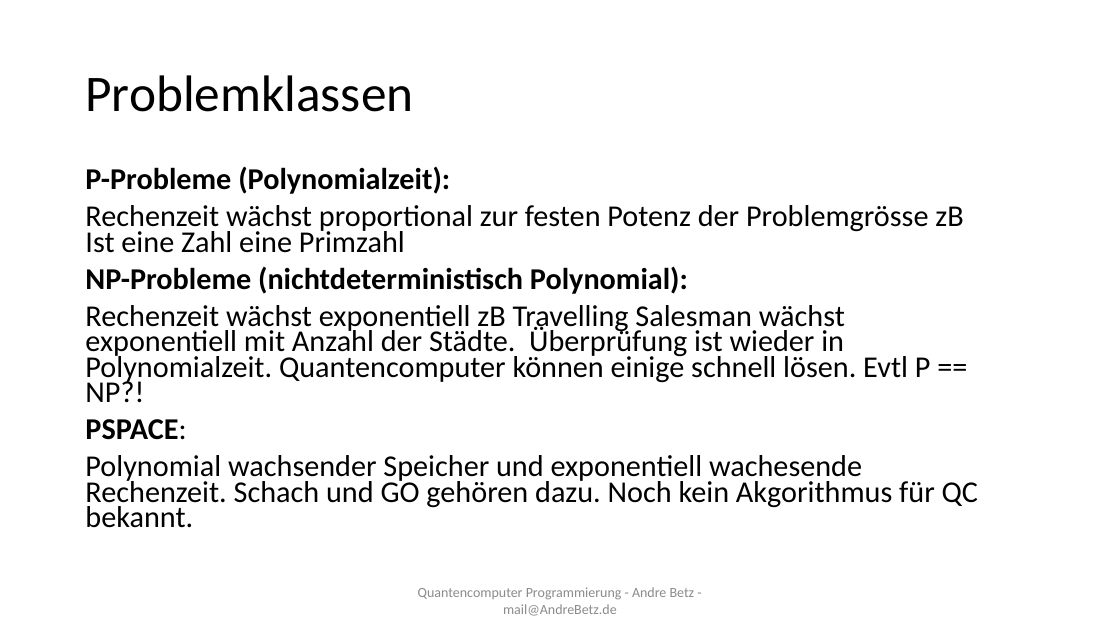
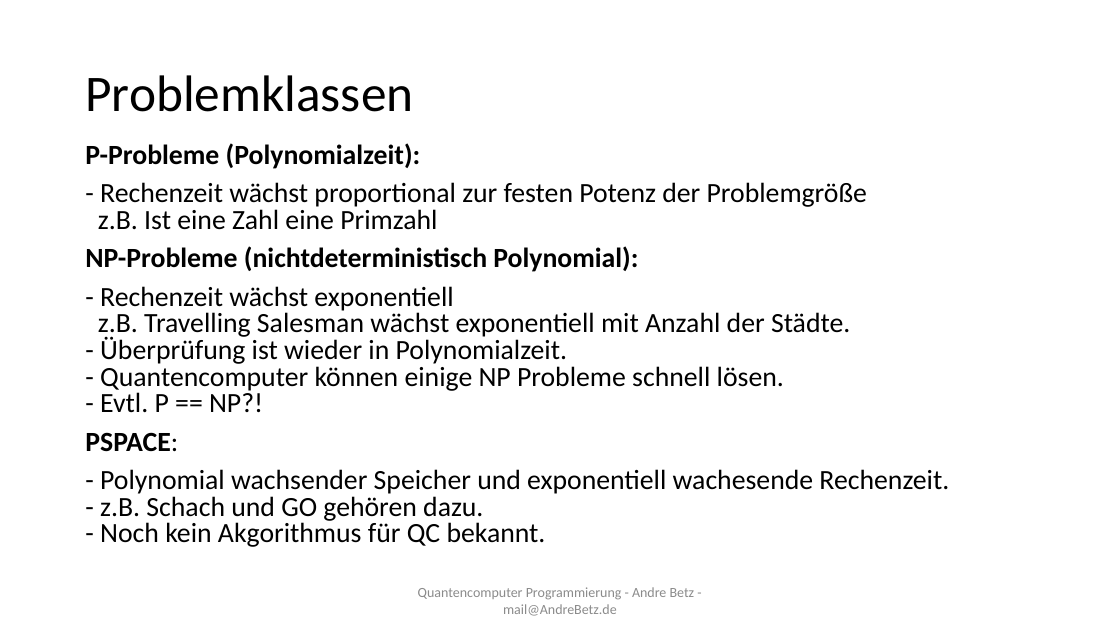
Before and after one commit to sky4walk/documents, a slide deck: slide 7 of QuantencomputerProgramming.odp. Drawn at 1120x630 pixels with LibreOffice and Linux fonts; fonts in the diff are those of the drawing. Boxes give left, top, right and bottom in pixels: in the first picture for what was removed or moved away, otherwise in the second. Text is boxed around its words. In the diff, an @@ line names an element or a change of style, - is before the commit and + after.

```diff
--- a/QuantencomputerProgramming.odp
+++ b/QuantencomputerProgramming.odp
@@ text "P-Probleme (Polynomialzeit):": place and size @@
-text "P-Probleme (Polynomialzeit):" at bbox=[85, 166, 978, 528]
+text "P-Probleme (Polynomialzeit):" at bbox=[85, 143, 949, 547]
@@ text at bbox=[85, 143, 638, 452]: size 25.9 to 23.8 pt in "P-Probleme (Polynomialzeit):", "NP-Probleme (nichtdeterministisch Polynomial):", "PSPACE:"; line spacing 0.7 to 0.8 @@
@@ text at bbox=[98, 182, 867, 230]: text changed; size 25.9 to 23.8 pt @@
-Rechenzeit wächst proportional zur festen Potenz der Problemgrösse zB Ist eine Zahl eine Primzahl
+- Rechenzeit wächst proportional zur festen Potenz der Problemgröße
+z.B. Ist eine Zahl eine Primzahl
@@ text at bbox=[98, 286, 850, 413]: text changed; size 25.9 to 23.8 pt @@
-Rechenzeit wächst exponentiell zB Travelling Salesman wächst exponentiell mit Anzahl der Städte. Überprüfung ist wieder in Polynomialzeit. Quantencomputer können einige schnell lösen. Evtl P == NP?!
+- Rechenzeit wächst exponentiell
+z.B. Travelling Salesman wächst exponentiell mit Anzahl der Städte.
+- Überprüfung ist wieder in Polynomialzeit.
+- Quantencomputer können einige NP Probleme schnell lösen.
+- Evtl. P == NP?!
@@ text at bbox=[100, 469, 949, 547]: text changed; size 25.9 to 23.8 pt @@
-Polynomial wachsender Speicher und exponentiell wachesende Rechenzeit. Schach und GO gehören dazu. Noch kein Akgorithmus für QC bekannt.
+- Polynomial wachsender Speicher und exponentiell wachesende Rechenzeit.
+- z.B. Schach und GO gehören dazu.
+- Noch kein Akgorithmus für QC bekannt.
```
Also in this commit, not shown: 4 other slides changed.
